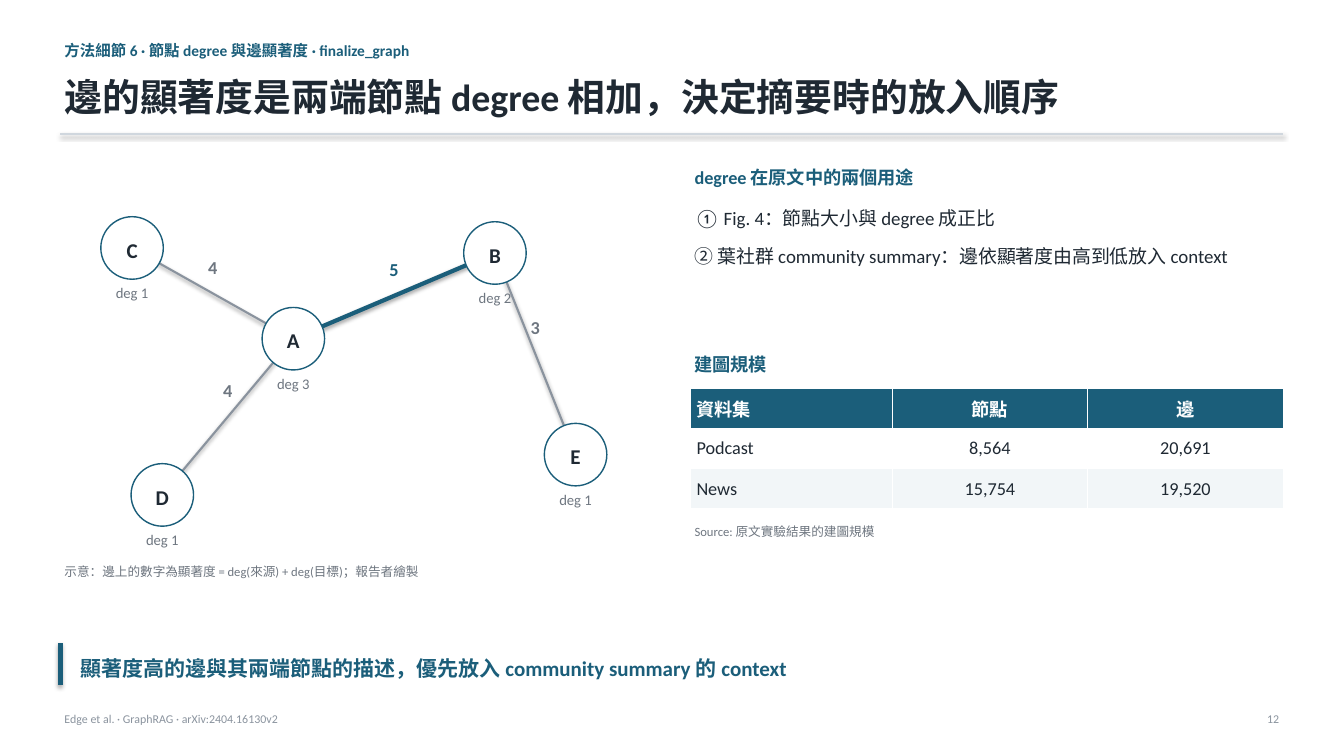
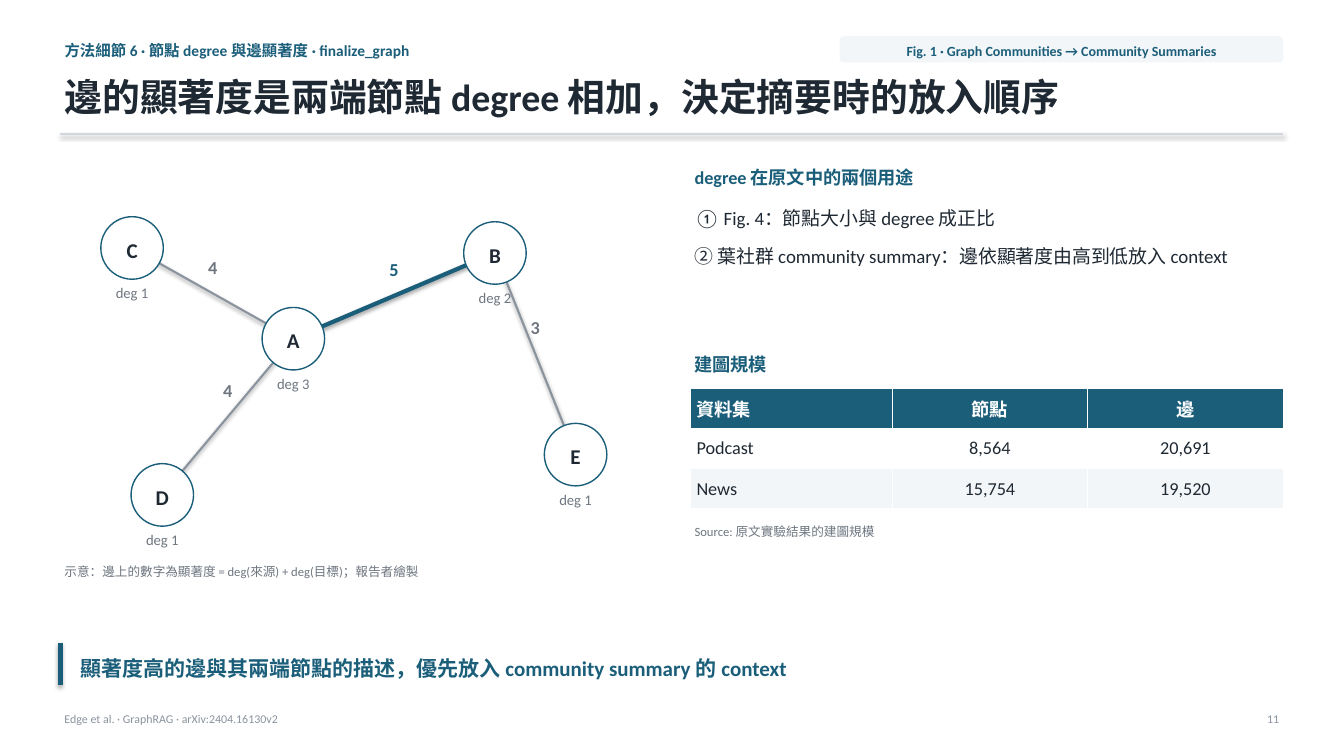
Before and after one commit to Moris-Zhan/CV-RAG-LLM-Papers, a slide deck: slide 11 of RAG/2024_GraphRAG/graph-rag-full-slides_zh-TW.pptx (slide 12 before the commit). Drawn at 1344x756 pixels with LibreOffice and Linux fonts; fonts in the diff are those of the drawing. Boxes give left, top, right and bottom in pixels: in the first picture for what was removed or moved away, otherwise in the second. Text is boxed around its words. In the diff, an @@ line names an element or a change of style, - is before the commit and + after.

```diff
--- a/RAG/2024_GraphRAG/graph-rag-full-slides_zh-TW.pptx
+++ b/RAG/2024_GraphRAG/graph-rag-full-slides_zh-TW.pptx
@@ rounded rectangle added at (840,36,1284,63), fill #F2F6F8 @@
@@ text added at (907,46,1217,59), 10 pt, text #1B5E7A, bold @@
+Fig. 1 · Graph Communities → Community Summaries
```
Also in this commit, not shown: 14 other slides changed, 7 other files.
